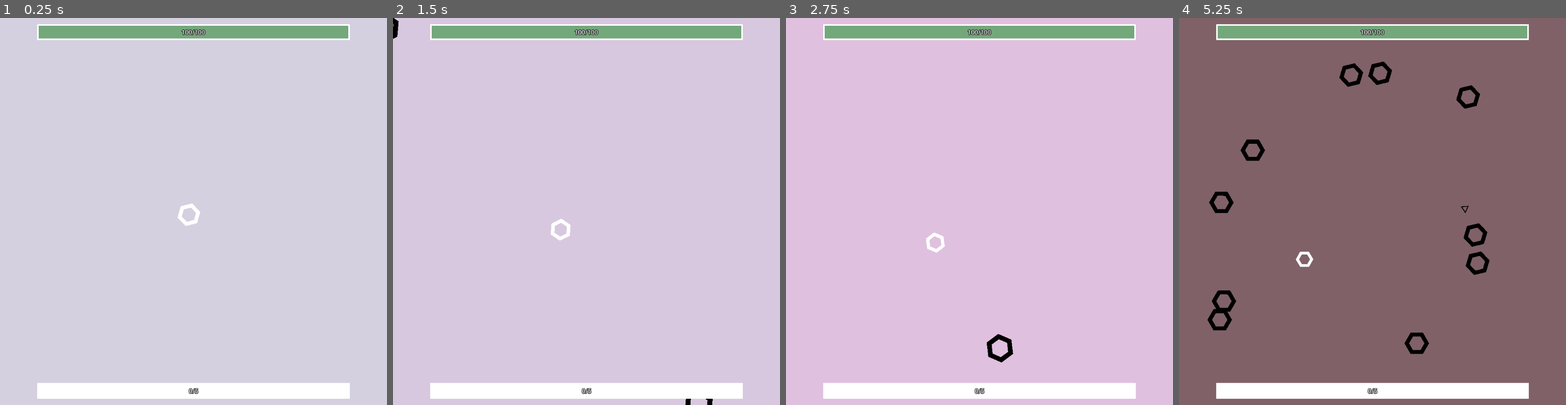
Above: before the commit, frames 1-4 (left to right).
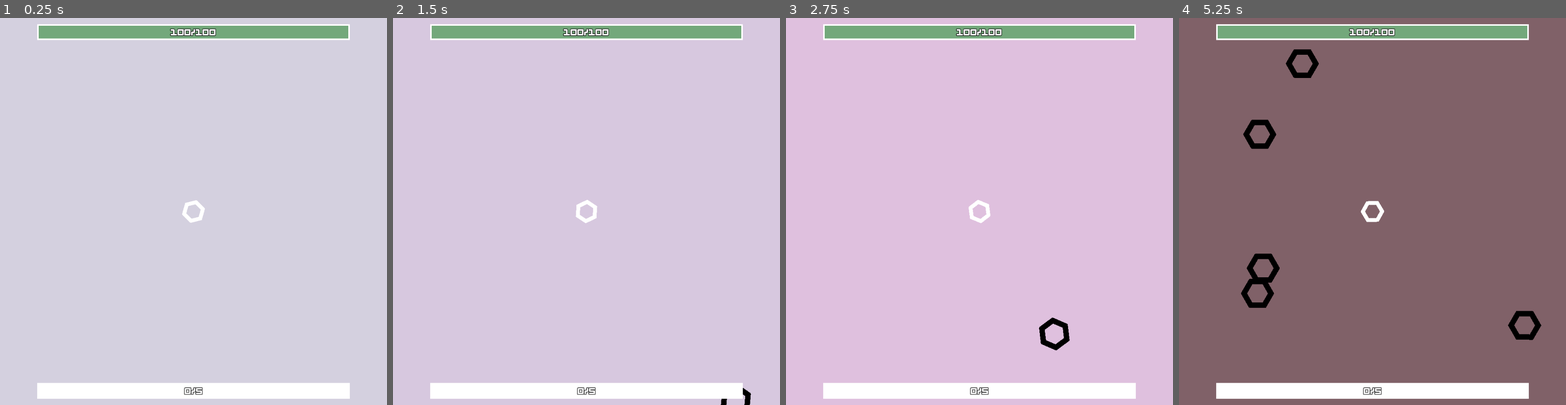
Above: after the commit, the same moments.

Repository: pharnisch/Hexagonal-Havoc
Game: Godot game, scene res://map_1.tscn
Two runs of this game, one before a commit and one after it. Both use one fixed random seed, a clock stepped at 60 frames per second and the inputs below.
Inputs:
- Up to frame 1 (0.25 s): no input
- Up to frame 2 (1.5 s): hold Right (ui_right) 0.53-1.28 s; hold Down (ui_down) from 1.28 s (still down)
- Up to frame 3 (2.75 s): release Down (ui_down) at 2.03 s; hold Right (ui_right) from 2.03 s (still down)
- Up to frame 4 (5.25 s): release Right (ui_right) at 2.78 s; hold Up (ui_up) 2.78-3.53 s; hold Left (ui_left) 3.53-5.03 s; hold Down (ui_down) from 5.03 s (still down)

The runs differ from the first frame. In frame 1, 0.5% of the frame differs, in the area x 43-56%, y 2-98%; in frame 2, 0.8%; in frame 3, 1.1%; in frame 4, 3.6%, in the area x 7-94%, y 2-98%.

Commit message:
.

Diff:
--- a/BackgroundRect.gd
+++ b/BackgroundRect.gd
@@ -7,7 +7,11 @@
 var max_intensity = 0.3
 var intensity = 0.1
 var intensity_going_up = true
-
+var intensity_jump_timer = 0
+var intensity_jump_time = 3.142
+var	hue_jump_timer = 0
+var hue_jump_time = 4.142
+var darkness_timer = 0
 
 # Called when the node enters the scene tree for the first time.
 func _ready():
@@ -18,6 +22,26 @@
 
 # Called every frame. 'delta' is the elapsed time since the previous frame.
 func _physics_process(delta):
+
+	if get_parent().get_parent().wave_ind >= 30:
+		darkness_timer += delta
+		if darkness_timer >= 4.5 and darkness_timer <= 5.1:
+			self.color = (Color.BLACK)
+			return
+		if darkness_timer > 5.1:
+			darkness_timer -= 5.1
+
+	if get_parent().get_parent().wave_ind >= 15:
+		intensity_jump_timer += delta
+		if intensity_jump_timer >= intensity_jump_time:
+			intensity_jump_timer -= intensity_jump_timer
+			self.intensity = 0.4 - self.intensity
+
+		hue_jump_timer += delta
+		if hue_jump_timer >= hue_jump_time:
+			hue_jump_timer -= hue_jump_timer
+			self.hue = 1 - self.hue
+
 	if hue_going_up:
 		self.hue += delta * 0.05
 		if self.hue >= 1:
--- a/Camera2D.gd
+++ b/Camera2D.gd
@@ -8,6 +8,11 @@
 var zoom_out = true
 
 var rng = RandomNumberGenerator.new()
+
+var rotation_time = null
+var rotation_timer = 0
+var rotation_amount = 0.05
+
 var traverse_out = true
 var traverse_direction = Vector2(rng.randf_range(-1,1), rng.randf_range(-1,1))
 
@@ -22,34 +27,46 @@
 	# maybe add more and more visual stuff for higher levels, e.g. wave 1-10 nothing, 11-20 zoom, 21-... rotation, 31-... camera offset, 41..high zoom, 51.high rotation, 61. high offset, 71. high jumps, 81. high color changes
 
 	# rotate also movement input from keyboard!
-	#self.rotation += delta * 0.05
+	if get_parent().get_parent().wave_ind >= 10:
+		if rotation_time == null:
+			rotation_time = self.rng.randf_range(2,10)
+			rotation_amount = self.rng.randf_range(-1./rotation_time, 1./rotation_time)
+		rotation_timer += delta
+		if rotation_timer >= rotation_time:
+			rotation_timer -= rotation_time
+			rotation_time = self.rng.randf_range(2,10)
+			rotation_amount = self.rng.randf_range(-1./rotation_time, 1./rotation_time)
+		self.rotation += delta * rotation_amount
+		#self.rotation = deg_to_rad(180)
 
 	# play with offsit/position change of camera! (only slightly), maybe in random direction for x s, and then back immedeately or go back traverse
-	if self.traverse_direction == Vector2(0,0):
-		self.traverse_direction = Vector2(rng.randf_range(-1,1), rng.randf_range(-1,1))
 
-	if traverse_out:
-		self.offset += self.traverse_direction * delta * 50
-		if self.offset.length() >= 300:
-			traverse_out = false
-	else:
-		self.offset -= self.traverse_direction * delta * 50
-		if self.offset.length() <= 5:
-			traverse_out = true
-			traverse_direction = Vector2(rng.randf_range(-1,1), rng.randf_range(-1,1))
+	if get_parent().get_parent().wave_ind >= 20:
+		if self.traverse_direction == Vector2(0,0):
+			self.traverse_direction = Vector2(rng.randf_range(-1,1), rng.randf_range(-1,1))
+		if traverse_out:
+			self.offset += self.traverse_direction * delta * 50
+			if self.offset.length() >= 300:
+				traverse_out = false
+		else:
+			self.offset -= self.traverse_direction * delta * 50
+			if self.offset.length() <= 5:
+				traverse_out = true
+				traverse_direction = Vector2(rng.randf_range(-1,1), rng.randf_range(-1,1))
 
+	if get_parent().get_parent().wave_ind >= 5:
+		if zoom_out:
+			self.zoom -= delta * Vector2(1,1) * 0.05
+			if self.zoom.x < min_zoom:
+				zoom_out = false
+		else:
+			self.zoom += delta * Vector2(1,1) * 0.05
+			if self.zoom.x > max_zoom:
+				zoom_out = true
 
-	if zoom_out:
-		self.zoom -= delta * Vector2(1,1) * 0.05
-		if self.zoom.x < min_zoom:
-			zoom_out = false
-	else:
-		self.zoom += delta * Vector2(1,1) * 0.05
-		if self.zoom.x > max_zoom:
-			zoom_out = true
-
-	zoom_jump_timer += delta
-	if zoom_jump_timer >= zoom_jump_time:
-		zoom_jump_timer -= zoom_jump_time
-		zoom_out = !zoom_out
-		self.zoom = Vector2(1.7,1.7) - self.zoom
+	if get_parent().get_parent().wave_ind >= 25:
+		zoom_jump_timer += delta
+		if zoom_jump_timer >= zoom_jump_time:
+			zoom_jump_timer -= zoom_jump_time
+			zoom_out = !zoom_out
+			self.zoom = Vector2(1.7,1.7) - self.zoom
--- a/button.tscn
+++ b/button.tscn
@@ -1,6 +1,7 @@
-[gd_scene load_steps=2 format=3 uid="uid://si6xejkupe8v"]
+[gd_scene load_steps=3 format=3 uid="uid://si6xejkupe8v"]
 
 [ext_resource type="Script" path="res://button.gd" id="1_1x20p"]
+[ext_resource type="FontFile" uid="uid://bsuwta6n1amr" path="res://hexagon_assets/bumpitup.ttf" id="1_riwjo"]
 
 [node name="Button" type="Button"]
 custom_minimum_size = Vector2(528, 125)
@@ -15,6 +16,7 @@
 offset_bottom = 75.0
 grow_horizontal = 2
 grow_vertical = 2
-theme_override_font_sizes/font_size = 20
+theme_override_fonts/font = ExtResource("1_riwjo")
+theme_override_font_sizes/font_size = 12
 text = "asfj  lskjfd lslasas sdklfj sh asdf ölsh"
 script = ExtResource("1_1x20p")
--- a/hexagon_enemy_i.gd
+++ b/hexagon_enemy_i.gd
@@ -231,7 +231,7 @@
 	self.get_node("HexagonShape").width = w
 	self.get_node("HexagonShape").queue_redraw()
 
-	await get_tree().create_timer(secs).timeout
+	await get_tree().create_timer(secs, false).timeout
 
 	movement_speed_factor = tmp_spd
 	self.get_node("HexagonShape").width = tmp_wid
--- a/map_1.tscn
+++ b/map_1.tscn
@@ -1,10 +1,12 @@
-[gd_scene load_steps=6 format=3 uid="uid://ionfrodpageg"]
+[gd_scene load_steps=8 format=3 uid="uid://ionfrodpageg"]
 
 [ext_resource type="Script" path="res://map_1.gd" id="1_3jja6"]
 [ext_resource type="PackedScene" uid="uid://oabja83rgktq" path="res://player.tscn" id="1_8hccq"]
 [ext_resource type="PackedScene" uid="uid://bi5fcq38pi5oy" path="res://skill_container.tscn" id="3_15fcn"]
 [ext_resource type="Script" path="res://BackgroundRect.gd" id="4_lmk7g"]
 [ext_resource type="PackedScene" uid="uid://km765w0j4vfi" path="res://ui.tscn" id="5_edmx6"]
+[ext_resource type="AudioStream" uid="uid://c5fcbo2f0guem" path="res://onlymp3.to - Super Hexagon FULL Soundtrack-jigRSeRYMzA-192k-1709038307.mp3" id="6_rtydc"]
+[ext_resource type="AudioStream" uid="uid://cndniok5jlf1c" path="res://hexagon_assets/awesome.wav" id="7_vftx8"]
 
 [node name="Map_1" type="Node2D"]
 script = ExtResource("1_3jja6")
@@ -23,3 +25,65 @@
 script = ExtResource("4_lmk7g")
 
 [node name="UI" parent="." instance=ExtResource("5_edmx6")]
+
+[node name="MusicPlayer" type="AudioStreamPlayer" parent="."]
+process_mode = 3
+stream = ExtResource("6_rtydc")
+autoplay = true
+
+[node name="SoundPlayer" type="AudioStreamPlayer" parent="."]
+process_mode = 3
+stream = ExtResource("7_vftx8")
+
+[node name="ColorRect" type="ColorRect" parent="."]
+visible = false
+offset_right = 293.0
+offset_bottom = 271.0
+
+[node name="ColorRect3" type="ColorRect" parent="."]
+visible = false
+offset_left = -11333.0
+offset_top = -4883.0
+offset_right = -4318.0
+offset_bottom = 3378.0
+color = Color(0, 0, 0, 1)
+
+[node name="ColorRect3" type="ColorRect" parent="ColorRect3"]
+layout_mode = 0
+offset_left = -12159.0
+offset_top = -3195.0
+offset_right = 9870.0
+offset_bottom = 13184.0
+color = Color(0, 0, 0, 1)
+
+[node name="ColorRect3" type="ColorRect" parent="ColorRect3/ColorRect3"]
+layout_mode = 0
+offset_left = 17833.0
+offset_top = -12749.0
+offset_right = 39862.0
+offset_bottom = 3630.0
+color = Color(0, 0, 0, 1)
+
+[node name="ColorRect2" type="ColorRect" parent="."]
+visible = false
+offset_left = 225.0
+offset_top = 21.0
+offset_right = 518.0
+offset_bottom = 292.0
+
+[node name="ColorRect4" type="ColorRect" parent="."]
+visible = false
+offset_left = 7596.0
+offset_top = -6499.0
+offset_right = 29625.0
+offset_bottom = 9880.0
+color = Color(0, 0, 0, 1)
+
+[node name="ColorRect4" type="ColorRect" parent="ColorRect4"]
+visible = false
+layout_mode = 0
+offset_left = -17870.0
+offset_top = 10239.0
+offset_right = 4159.0
+offset_bottom = 26618.0
+color = Color(0, 0, 0, 1)
--- a/player.gd
+++ b/player.gd
@@ -12,10 +12,24 @@
 var hp = null
 var exp_bonus = 0
 
+var start_sound = null
+var rank_up_sound = null
+var sound_player = null
+var die_sound = null
+
 func _start():
 	self.name = "Player"
 
+
+
 func _physics_process(delta):
+	if sound_player == null:
+		sound_player = get_parent().get_node("SoundPlayer")
+		start_sound = preload("res://hexagon_assets/begin.wav")
+		rank_up_sound = preload("res://hexagon_assets/rankup.wav")
+		die_sound = preload("res://hexagon_assets/gameover.wav")
+		sound_player.stream = start_sound
+		sound_player.play()
 
 	if self.hp == null:
 		skill_system = self.get_node("Weapon").get_node("SkillSystem")
@@ -28,6 +42,9 @@
 	move_direction.y = Input.get_action_strength("ui_down") - Input.get_action_strength("ui_up")
 
 	move_direction = move_direction.normalized()
+	var camera_rotated = self.get_node("Camera2D").rotation
+	move_direction = move_direction.rotated(camera_rotated)
+	#print(move_direction)
 	if move_direction.x != 0 or move_direction.y != 0:
 		self.move_direction = move_direction
 
@@ -43,6 +60,8 @@
 	%Movement._set_direction(move_direction)
 
 func die():
+	sound_player.stream = die_sound
+	sound_player.play()
 	get_tree().paused = true
 	#get_node("/root/Map_1/UI/RestartButton").visible = true
 
@@ -70,6 +89,8 @@
 	on_exp_change.emit(self.skills_learned, self.exp, exp_required, self.total_exp)
 	if self.skill_system.offer_skill_upgrades_active == false:
 		if self.exp >= exp_required:
+			sound_player.stream = rank_up_sound
+			sound_player.play()
 			self.exp -= exp_required
 			self.skill_system.offer_skill_upgrades()
 			self.skills_learned += 1
--- a/player.tscn
+++ b/player.tscn
@@ -41,3 +41,7 @@
 
 [node name="HurtBox" parent="." instance=ExtResource("6_6pu1t")]
 scale = Vector2(0.33, 0.33)
+
+[node name="Line2D" type="Line2D" parent="."]
+visible = false
+points = PackedVector2Array(-4, -4, -2, 592)
--- a/skill_container.gd
+++ b/skill_container.gd
@@ -3,6 +3,10 @@
 var player = null
 var skill_system = null
 var button = null
+var sound_player = null
+var triangle_sound = null
+var line_sound = null
+var square_sound = null
 
 signal talent_chosen(skill_identifier)
 
@@ -16,7 +20,11 @@
 
 # Called every frame. 'delta' is the elapsed time since the previous frame.
 func _physics_process(delta):
-	pass#self.global_position = self.player.global_position
+	if sound_player == null:
+		sound_player = get_parent().get_node("SoundPlayer")
+		triangle_sound = preload("res://hexagon_assets/triangle.wav")
+		square_sound = preload("res://hexagon_assets/square.wav")
+		line_sound = preload("res://hexagon_assets/line.wav")
 
 func display_options(options=["A", "B", "C"]):
 	var gc = self.get_node("Container").get_node("GridContainer")
@@ -67,6 +75,18 @@
 	for n in gc.get_children():
 		gc.remove_child(n)
 		n.queue_free()
+
+	print(skill_identifier)
+	if "line:learned" in skill_identifier:
+		sound_player.stream = line_sound
+		sound_player.play()
+	if "triangle:learned" in skill_identifier:
+		sound_player.stream = triangle_sound
+		sound_player.play()
+	if "square:learned" in skill_identifier:
+		sound_player.stream = square_sound
+		sound_player.play()
+
 	talent_chosen.emit(skill_identifier)
 
 	get_tree().paused = false
--- a/text_label.tscn
+++ b/text_label.tscn
@@ -1,5 +1,6 @@
-[gd_scene load_steps=2 format=3 uid="uid://kjfmpvg8dipe"]
+[gd_scene load_steps=3 format=3 uid="uid://kjfmpvg8dipe"]
 
+[ext_resource type="FontFile" uid="uid://bsuwta6n1amr" path="res://hexagon_assets/bumpitup.ttf" id="1_gd6d2"]
 [ext_resource type="Script" path="res://text_label.gd" id="1_hxq0a"]
 
 [node name="TextLabel" type="Label"]
@@ -16,6 +17,7 @@
 grow_vertical = 2
 theme_override_colors/font_outline_color = Color(0, 0, 0, 1)
 theme_override_constants/outline_size = 5
+theme_override_fonts/font = ExtResource("1_gd6d2")
 text = "129"
 horizontal_alignment = 1
 vertical_alignment = 1
--- a/ui.tscn
+++ b/ui.tscn
@@ -1,7 +1,8 @@
-[gd_scene load_steps=8 format=3 uid="uid://km765w0j4vfi"]
+[gd_scene load_steps=9 format=3 uid="uid://km765w0j4vfi"]
 
 [ext_resource type="Script" path="res://ui.gd" id="1_j4xlj"]
 [ext_resource type="PackedScene" uid="uid://si6xejkupe8v" path="res://button.tscn" id="2_nvwg2"]
+[ext_resource type="FontFile" uid="uid://bsuwta6n1amr" path="res://hexagon_assets/bumpitup.ttf" id="2_tx6ub"]
 [ext_resource type="Script" path="res://button_restart.gd" id="3_t1dh0"]
 
 [sub_resource type="Theme" id="Theme_tgwiy"]
@@ -57,6 +58,7 @@
 grow_vertical = 2
 theme_override_colors/font_outline_color = Color(0, 0, 0, 1)
 theme_override_constants/outline_size = 5
+theme_override_fonts/font = ExtResource("2_tx6ub")
 text = "100/100"
 horizontal_alignment = 1
 vertical_alignment = 1
@@ -74,6 +76,7 @@
 grow_horizontal = 2
 grow_vertical = 0
 theme = SubResource("Theme_tgwiy")
+theme_override_fonts/font = ExtResource("2_tx6ub")
 theme_override_styles/background = SubResource("StyleBoxFlat_t8h6t")
 theme_override_styles/fill = SubResource("StyleBoxFlat_rucqp")
 max_value = 5.0
@@ -94,6 +97,7 @@
 grow_vertical = 2
 theme_override_colors/font_outline_color = Color(0, 0, 0, 1)
 theme_override_constants/outline_size = 5
+theme_override_fonts/font = ExtResource("2_tx6ub")
 text = "0/5"
 horizontal_alignment = 1
 vertical_alignment = 1
@@ -103,5 +107,6 @@
 visible = false
 offset_left = -69.0
 offset_right = 69.0
+theme_override_fonts/font = ExtResource("2_tx6ub")
 text = "Restart"
 script = ExtResource("3_t1dh0")
--- a/weapon.gd
+++ b/weapon.gd
@@ -137,7 +137,7 @@
 		var v = target_position - from_position
 		target_position = from_position + v * (1 + self.line_overshoot / 4.)
 
-		var lightning_factor = names_hit.size() + 1
+		var lightning_factor = names_hit.size()
 
 		new_bullet.set_points(from_position, target_position)
 		new_bullet.damage = 10 / lightning_factor * 8 * (1 + self.skill_state.line.damage / 10. + self.skill_state.damage / 30.)
@@ -201,9 +201,9 @@
 
 	var new_bullet = self.circle_bullet.instantiate()
 
-	var aim_bot_proc = self.rng.randf_range(0,1) <= 0.15 * self.skill_state.circle.aim_bot
-	if aim_bot_proc:
-		new_bullet.aim_bot = true
+	#var aim_bot_proc = self.rng.randf_range(0,1) <= 0.15 * self.skill_state.circle.aim_bot
+	#if aim_bot_proc:
+	#	new_bullet.aim_bot = true
 
 	new_bullet.damage = 10 * (2 * backfire) * (1. + self.skill_state.circle.damage / 10. + self.skill_state.damage / 30.)
 	var living_time_multiplier = (1. + self.skill_state.circle.living_time / 4. + self.skill_state.living_time / 8.)
@@ -242,6 +242,9 @@
 
 		#new_bullet.destructable = !self.skill_state.circle.indestructable
 		new_bullet.destructable = !(self.rng.randf_range(0,1) <= self.skill_state.circle.indestructable * 0.15)
+		if !new_bullet.destructable:
+			new_bullet.aim_bot = false
+
 		new_bullet.split = self.skill_state.circle.split
 	else: # square
 		new_bullet.damage = 10 * 16 * (1 + self.skill_state.square.damage / 10. + self.skill_state.damage / 30.)
Not shown, added: BeepBox-Song.wav.import
Not shown, added: hexagon_assets/awesome.wav.import
Not shown, added: hexagon_assets/begin.wav.import
Binary file added: hexagon_assets/bumpitup (1).TTF
Not shown, added: hexagon_assets/bumpitup (1).TTF.import
Binary file added: hexagon_assets/bumpitup.ttf
Not shown, added: hexagon_assets/bumpitup.ttf.import
Not shown, added: hexagon_assets/die.wav.import
Not shown, added: hexagon_assets/excellent.wav.import
Not shown, added: hexagon_assets/gameover.wav.import
Not shown, added: hexagon_assets/hexagon.wav.import
Not shown, added: hexagon_assets/line.wav.import
(and 28 more such lines)
